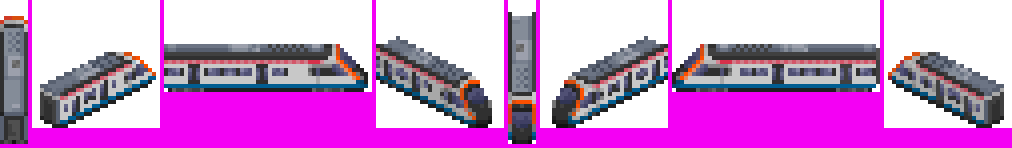
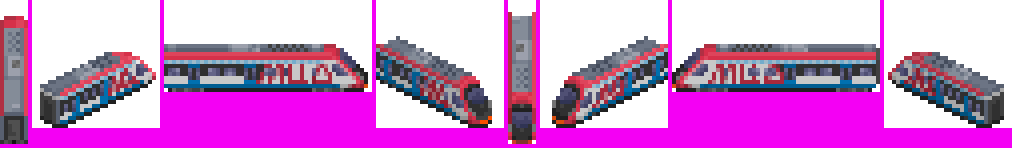
Two versions of the same layered image (1012×148). Layer-by-layer changes:
showed "МЦД" over (x1=108, y1=64, x2=936, y2=108)
hid "4.0 grey doors" over (x1=72, y1=60, x2=972, y2=120)
hid "4.0 mask&overlap of 2-3" over (x1=0, y1=12, x2=984, y2=144)
